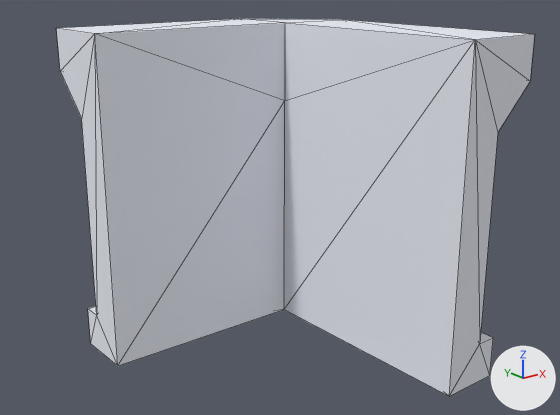
Renders of the glTF model art/Space Interior Elements/object_002.glb from each side of a commit.
Rendered twice from a camera (50 mm lens) standing at (-1.727, -2.104, 1.177) and looking at (-0.358, -0.392, 0.493). Arrows for +X, +Y and +Z are at lower right; the lights stay in place. Mesh edges are drawn as thin lines. Where no turn or scale is listed for an object, it has been applied to the vertices. Vertices at the same position are counted once.

Names of what the first picture shows: 'object_002-col'.
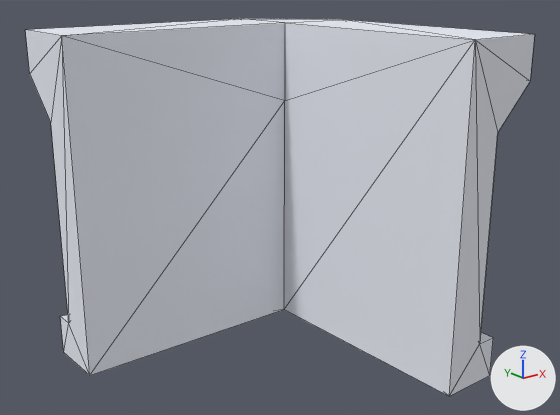
The newer file is also turned or shifted as a whole; pictures and numbers use the older file's frame.

Changed parts and their boxes [x1, y1, x2, y2] in the pictures (560 x 415 px; the box of a moved part takes in the faces that stretch with it):
'object_002-col', reshaped (6% wider): before [57, 19, 535, 396]; after [26, 19, 535, 396]
part 1 of me_mesh_object_166, moved or reshaped: before [57, 19, 285, 366]; after [26, 19, 285, 375]

What changed in the scene script:
```text
Add mat_metal_116_001:
    mat_metal_116_001 = principled_material('metal_116.001')
    mat_metal_116_001.base_color = (0.561, 0.569, 0.6)  # light grey #c5c7cb
    mat_metal_116_001.roughness = 1.0
Change me_mesh_object_166:
    where me_mesh_object_166.from_pydata(...)  # 31 vertices, 59 faces; spans x -0.782..0.125, y -0.875..0.125, z 0.0..1.0
    used by ob_object_002_col; location = (0.0, 0.0, 0.0)
    verts and faces of me_mesh_object_166; kept vertices keep their numbers, new ones are numbered from 31
    before: 0 (-0.782, -0.125, 0.0) at pixel (117, 365), 2 (-0.782, 0.062, 0.0) at pixel (90, 343), 9 (-0.782, -0.125, 1.0) at pixel (94, 33), 12 (-0.782, 0.125, 0.875) at pixel (60, 71), 13 (-0.782, 0.125, 1.0) at pixel (56, 28)
    before: 17 (-0.782, 0.0, 0.125) at pixel (96, 315), 18 (-0.782, 0.0, 0.75) at pixel (81, 118), 19 (-0.782, 0.062, 0.125) at pixel (87, 308), 20 (-0.125, 0.0, 0.75), 23 (0.0, -0.875, 0.75) at pixel (497, 132)
    before: 24 (0.0, -0.875, 0.125) at pixel (479, 343), 27 (0.0, -0.125, 0.75), 29 (0.0, -0.125, 0.125), 30 (-0.125, 0.0, 0.125)
    me_mesh_object_166 part 1
    add delete_faces([(17, 20, 30), (17, 18, 20), (24, 29, 27), (23, 24, 27), (27, 29, 30), (20, 27, 30)])
    add for i in [0, 2, 9, 12, 13, 17, 18, 19]: verts[i] += (-0.093, 0.0, 0.0)
    add verts[31] = (-0.125, 0.0, 0.125)
    add verts[32] = (-0.875, 0.0, 0.125)  # pixel (68, 323)
    add verts[33] = (0.0, -0.125, 0.125)
    add verts[34] = (0.0, -0.875, 0.125)  # pixel (479, 343)
    add for new, old in zip([*range(35, 39)], [*range(31, 35)]): verts[new] = verts[old] + (0.0, 0.0, 0.625)
    add faces += [(31, 32, 35), (32, 36, 35), (33, 37, 34), (34, 37, 38), (31, 37, 33), (31, 35, 37)]  # mat_metal_116_001 (light grey #c5c7cb)
    remove me_mesh_object_166.materials.append(mat_metal_116)  # light grey #c5c7cb
    add me_mesh_object_166.materials.append(mat_metal_116_001)  # light grey #c5c7cb
```
